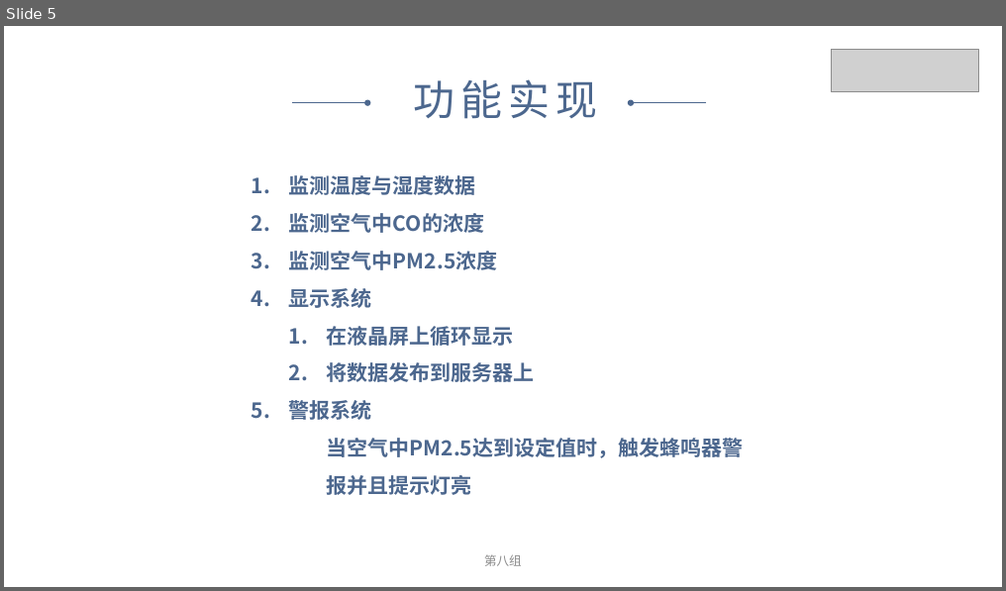
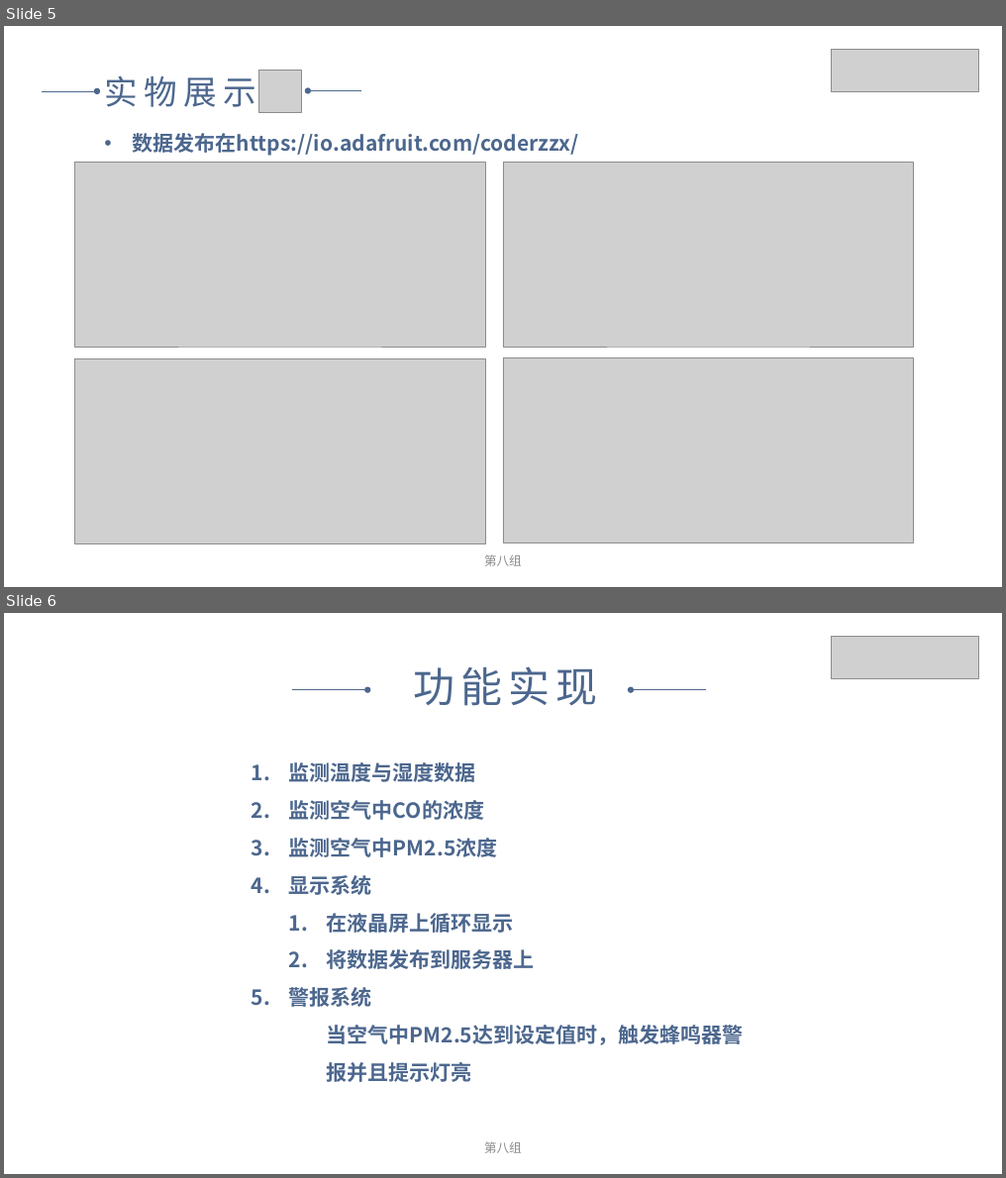
Before and after one commit to coder-Zzx/Arduino, a slide deck: 答辩PPT.pptx. Shown one above the other, each under a label of ours: slide 5 before the commit, slides 5 and 6 after it. The pictures are 1006x591 and 1006x1178 pixels, drawn with LibreOffice and Linux fonts; fonts in the diff are those of the drawing; grey boxes stand for pictures. Boxes give left, top, right and bottom in pixels: in the first picture for what was removed or moved away, otherwise in the second. Text is boxed around its words. In the diff, an @@ line names an element or a change of style, - is before the commit and + after.

```diff
--- a/答辩PPT.pptx
+++ b/答辩PPT.pptx
@@ slide 5 added at [4,26,1002,587], background #FFFFFF @@
@@ picture added at [832,49,979,91] @@
@@ text added at [104,76,255,107], 32 pt, text #4C678E @@
+实物展示
@@ picture added at [259,71,301,112] @@
@@ arrow added from (42, 91) to (97, 91), #4C678E 0.5 pt @@
@@ arrow added from (361, 91) to (308, 91), #4C678E 0.5 pt @@
@@ text added at [133,133,579,156], 20 pt, text #4C678E, bold @@
+• 数据发布在https://io.adafruit.com/coderzzx/feeds
@@ picture added at [74,163,485,347] @@
@@ picture added at [503,163,915,347] @@
@@ picture added at [74,360,485,544] @@
@@ picture added at [503,359,915,544] @@
@@ text added at [484,555,522,567], 12 pt, text #8F9092 @@
+第八组
@@ what was slide 5 is now slide 6 @@
```
